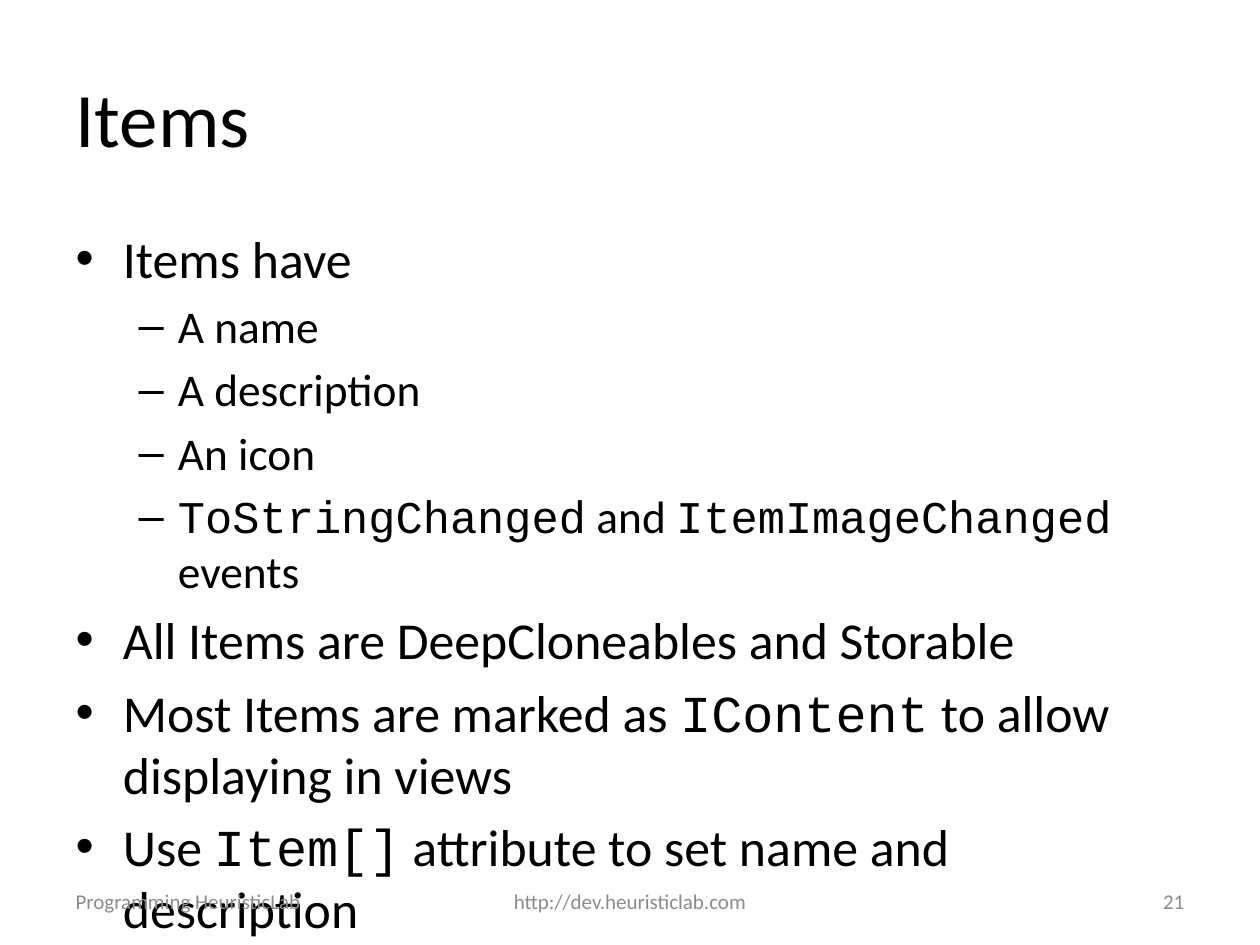
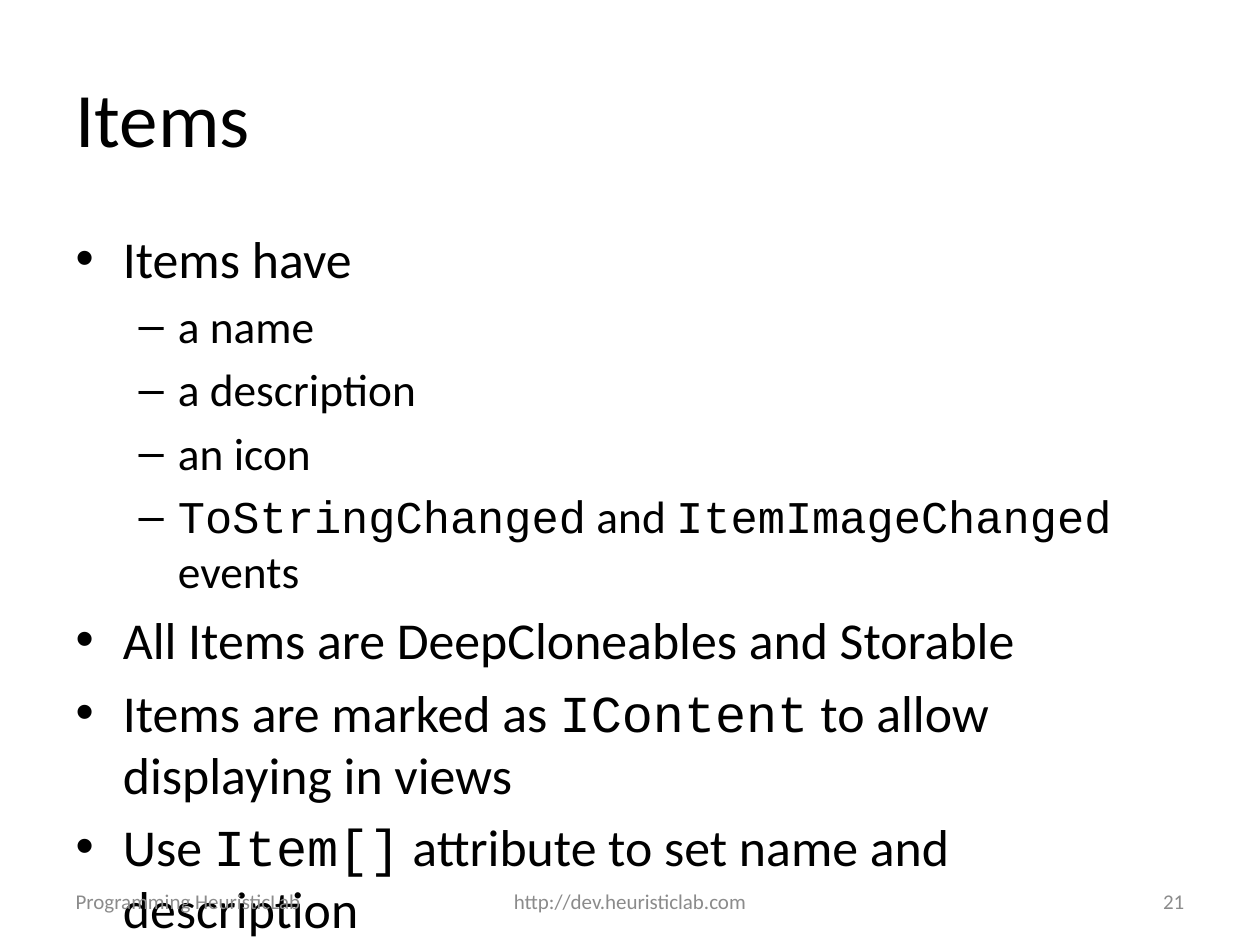
Before and after one commit to heal-research/HeuristicLab, a slide deck: slide 21 of documentation/Tutorials/Programming HeuristicLab - Basics.pptx. Drawn at 1260x945 pixels with LibreOffice and Linux fonts; fonts in the diff are those of the drawing; background and template pictures are left out. Boxes give left, top, right and bottom in pixels: in the first picture for what was removed or moved away, otherwise in the second. Text is boxed around its words. In the diff, an @@ line names an element or a change of style, - is before the commit and + after.

Commit message:
updated slides

```diff
--- a/documentation/Tutorials/Programming HeuristicLab - Basics.pptx
+++ b/documentation/Tutorials/Programming HeuristicLab - Basics.pptx
@@ text at <box>178,321,416,471</box>: text changed @@
-  – A name
-  – A description
-  – An icon
+  – a name
+  – a description
+  – an icon
@@ text at <box>123,696,989,803</box>: text changed @@
-• Most Items are marked as IContent to allow displaying in views
+• Items are marked as IContent to allow displaying in views
```
Also in this commit, not shown: 1 other slide changed, 3 other files.
